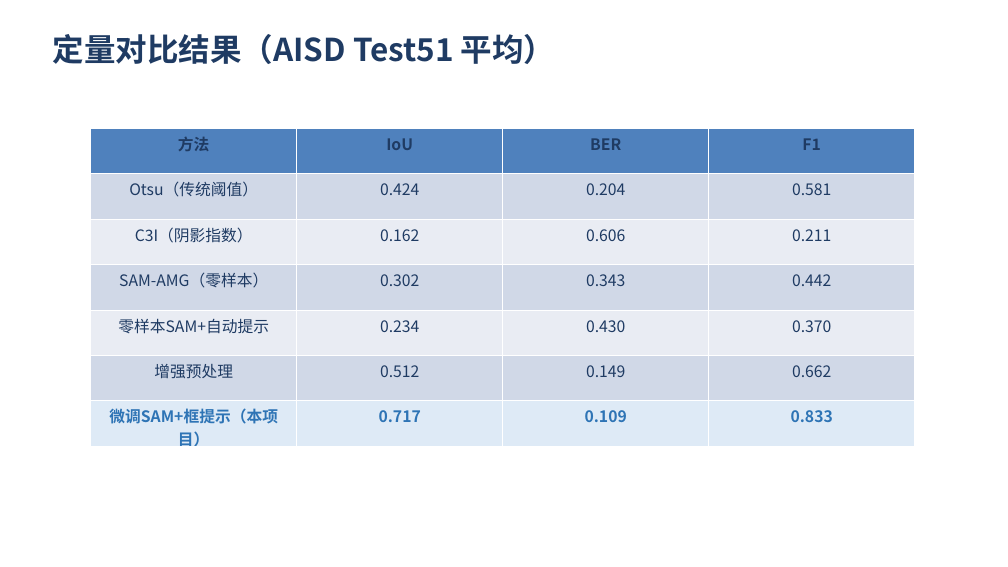
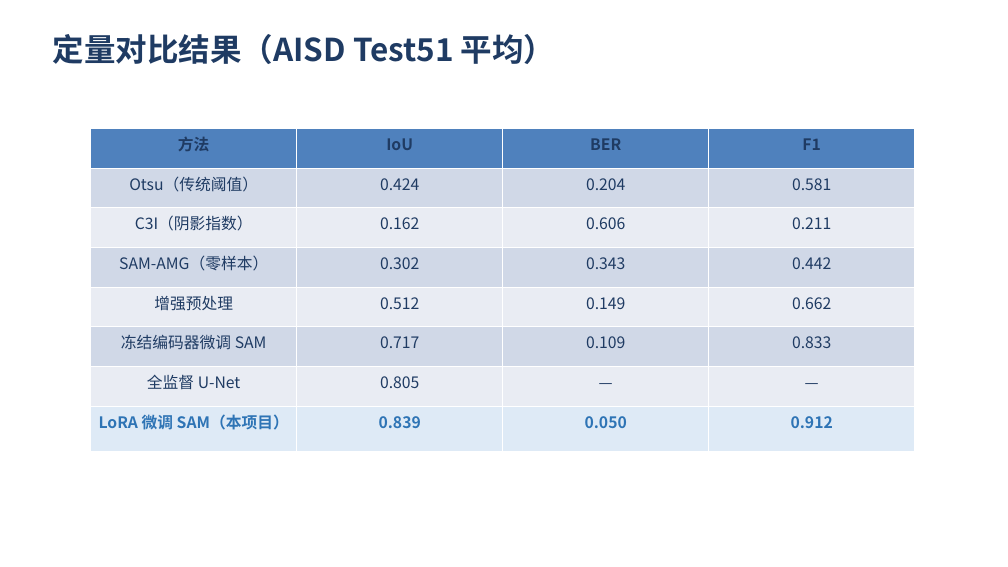
Before and after one commit to forever352/shadow-sam-remote-sensing, a slide deck: slide 8 of 结题答辩PPT_最终版.pptx. Drawn at 1008x567 pixels with LibreOffice and Linux fonts; fonts in the diff are those of the drawing. Boxes give left, top, right and bottom in pixels: in the first picture for what was removed or moved away, otherwise in the second. Text is boxed around its words. In the diff, an @@ line names an element or a change of style, - is before the commit and + after.

Commit message:
更新：LoRA微调(IoU 0.839/BER 0.050,超U-Net) + 重写结题报告/答辩稿/PPT + demo支持LoRA

```diff
--- a/结题答辩PPT_最终版.pptx
+++ b/结题答辩PPT_最终版.pptx
@@ table at <box>91,129,917,446</box> @@
-row 5: 零样本SAM+自动提示 | 0.234 | 0.430 | 0.370
-row 7: 微调SAM+框提示（本项目） | 0.717 | 0.109 | 0.833
+row 6: 冻结编码器微调 SAM | 0.717 | 0.109 | 0.833
+row 7: 全监督 U-Net | 0.805 | — | —
+row 8: LoRA 微调 SAM（本项目） | 0.839 | 0.050 | 0.912
```
Also in this commit, not shown: 3 other slides changed, 7 other files.
